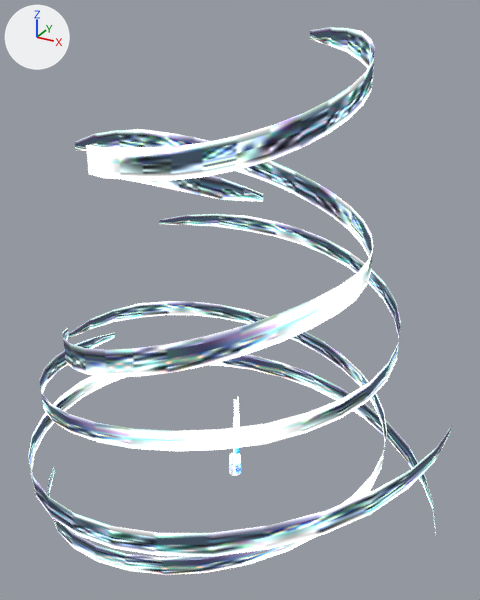
An edit to the glTF model content/assets/models/imported/netherstrike.glb, drawn before and after from the same camera.
Camera for both pictures: a camera (50 mm lens) standing at (18.2, -32.7, 29.4) and looking at (0.2, 0.2, 12.9). The axes (+X, +Y, +Z) are drawn at upper left. The lights are the same throughout. The first picture is the older version.
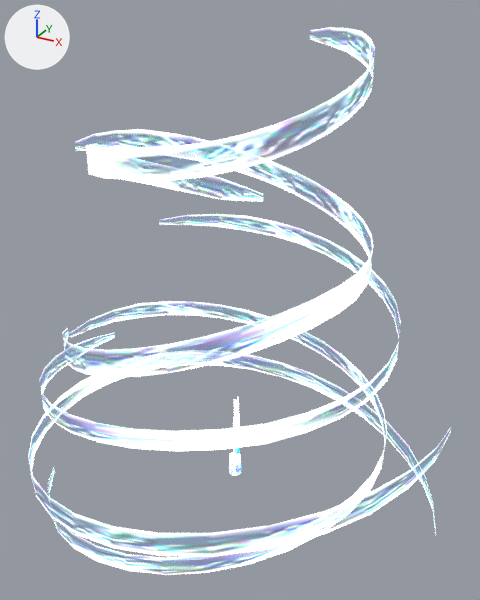
Pixel boxes [x1, y1, x2, y2] of what changed, in the pictures (480 x 600 px):
'mesh', surface changed (lighter): [28, 27, 452, 575] in both

What changed in the scene script:
```text
Change mat_mat4:
    where n0 = _N.new('ShaderNodeBsdfPrincipled'); n0.name = 'Principled BSDF'
    remove n0.inputs[0].default_value = (0.0, 0.0, 0.0, 1.0)  # 'Base Color', black #000000
    add n3 = _N.new('ShaderNodeTexImage'); n3.name = 'Image Texture.001'
    add n3.image = img_image_0
    add _L.new(n3.outputs[0], n0.inputs[0])  # 'Color' to 'Base Color'
    add _L.new(n3.outputs[1], n0.inputs[4])  # 'Alpha' to 'Alpha'
```
